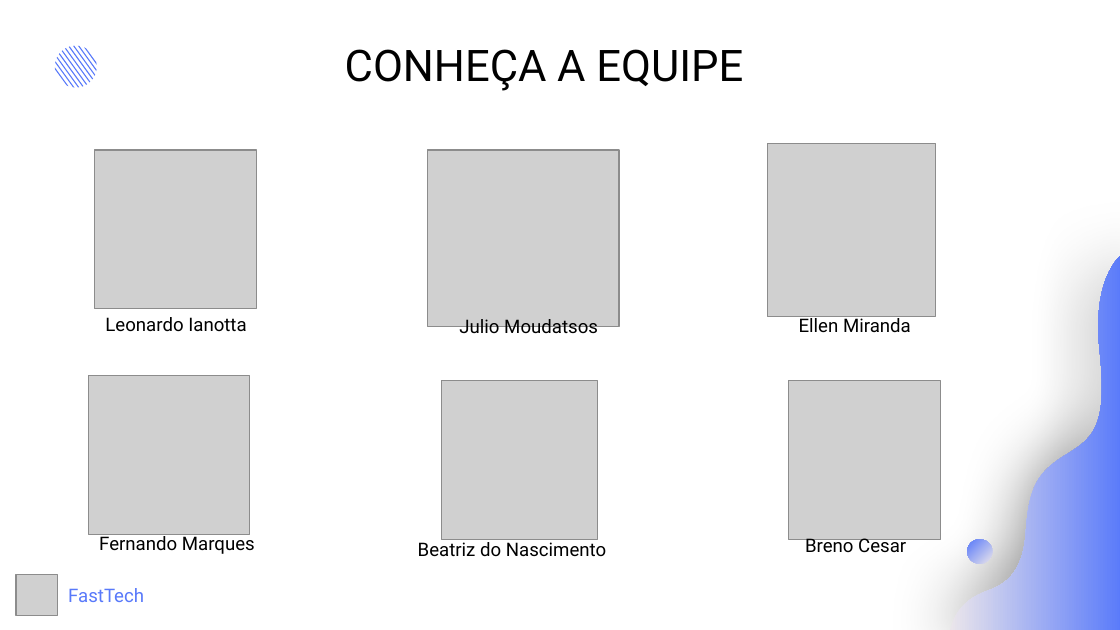
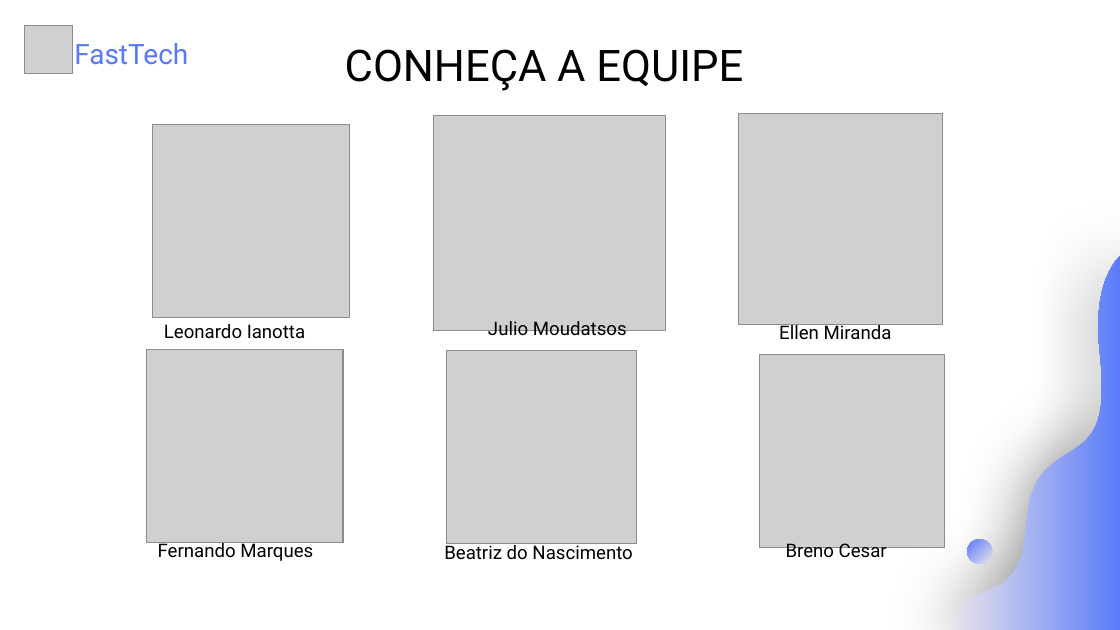
Before and after one commit to Grupo-1-adsa/Grupo-1-adsa, a slide deck: slide 2 of Documentação/PPT/Sprint 3 - Apresentação.pptx. Drawn at 1120x630 pixels with LibreOffice and Linux fonts; fonts in the diff are those of the drawing; grey boxes stand for pictures. Boxes give left, top, right and bottom in pixels: in the first picture for what was removed or moved away, otherwise in the second. Text is boxed around its words. In the diff, an @@ line names an element or a change of style, - is before the commit and + after.

```diff
--- a/Documentação/PPT/Sprint 3 - Apresentação.pptx
+++ b/Documentação/PPT/Sprint 3 - Apresentação.pptx
@@ picture: place and size @@
-picture at box(16, 575, 57, 616)
+picture at box(25, 26, 72, 73)
@@ rectangle added at box(25, 9, 120, 101), fill #FFFFFF @@
@@ text "FastTech": place and size @@
-text "FastTech" at box(68, 588, 144, 602)
+text "FastTech" at box(74, 43, 188, 65)
@@ text "FastTech" at box(74, 43, 188, 65): size 12 to 18 pt @@
@@ group removed at box(50, 45, 102, 88): 10 freeform shapes @@
@@ picture: place and size @@
-picture at box(428, 150, 619, 327)
+picture at box(433, 115, 666, 330)
@@ picture: place and size @@
-picture at box(767, 143, 935, 317)
+picture at box(738, 113, 943, 325)
@@ text removed at box(99, 149, 984, 226) @@
-{"A?":"B","a":5,"d":"B","h":"www.canva.com","c":"DAEoxh-r-no","i":"ud7kbha_w7o9UopPnT5pBQ","b":1637791911699,"A":[{"A?":"I","A":260.0355116461657,"B":315.8014079778461,"D":301.5665601193166,"C":306.09005852110636,"a":{"B":{"A":{"A":"MAEo3GUGR48","B":1},"B":{"D":301.5665601193166,"C":3the presentation.
@@ picture: place and size @@
-picture at box(94, 150, 255, 309)
+picture at box(152, 124, 349, 317)
@@ text "Leonardo Ianotta": place and size @@
-text "Leonardo Ianotta" at box(105, 317, 246, 332)
+text "Leonardo Ianotta" at box(164, 324, 305, 339)
@@ text "Julio Moudatsos": place and size @@
-text "Julio Moudatsos" at box(459, 319, 598, 339)
+text "Julio Moudatsos" at box(488, 321, 627, 341)
@@ text "Ellen Miranda": place and size @@
-text "Ellen Miranda" at box(799, 315, 911, 332)
+text "Ellen Miranda" at box(779, 322, 892, 340)
@@ picture: place and size @@
-picture at box(88, 375, 250, 534)
+picture at box(147, 349, 343, 542)
@@ picture: place and size @@
-picture at box(441, 381, 598, 540)
+picture at box(447, 351, 637, 543)
@@ picture: place and size @@
-picture at box(788, 381, 940, 540)
+picture at box(759, 354, 944, 547)
@@ text "Fernando Marques": place and size @@
-text "Fernando Marques" at box(99, 533, 255, 554)
+text "Fernando Marques" at box(158, 540, 313, 561)
@@ text "Beatriz do Nascimento": place and size @@
-text "Beatriz do Nascimento" at box(418, 539, 606, 557)
+text "Beatriz do Nascimento" at box(444, 542, 632, 560)
@@ text "Breno Cesar": place and size @@
-text "Breno Cesar" at box(805, 535, 906, 553)
+text "Breno Cesar" at box(786, 543, 887, 563)
```
Also in this commit, not shown: 8 other slides changed, 1 slide added, 1 slide removed.
